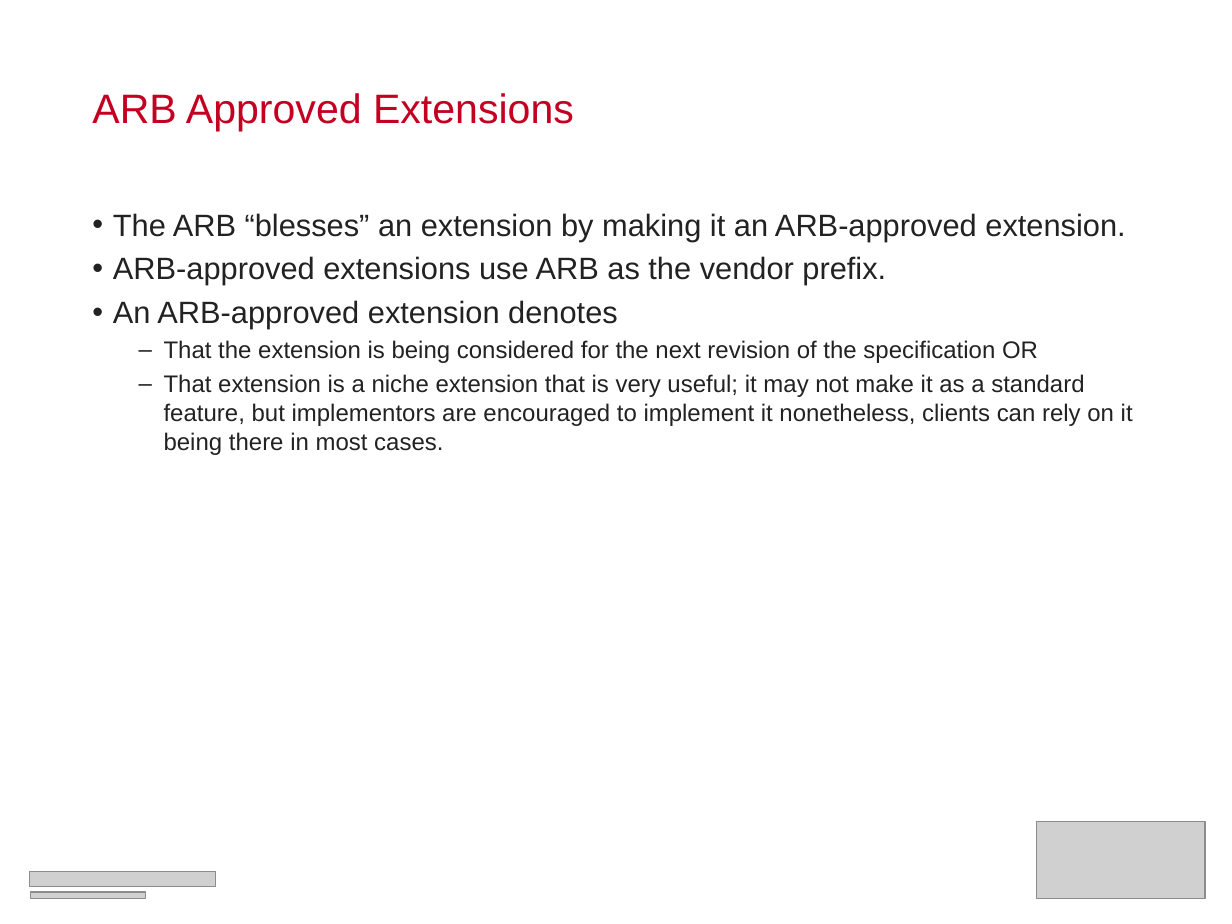
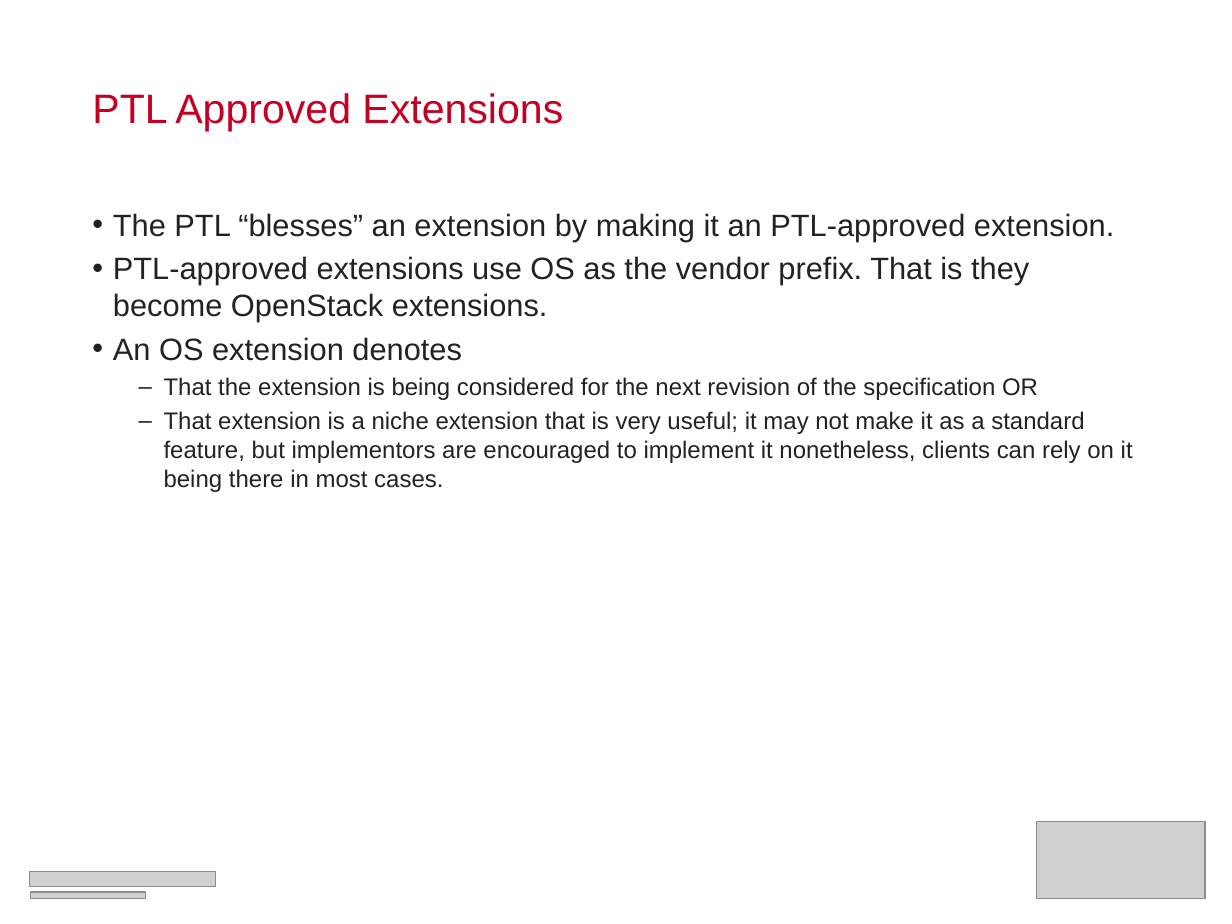
Before and after one commit to RackerWilliams/OpenStack-Extensions, a slide deck: slide 34 of Extensions.ppt (slide 35 before the commit). Drawn at 1232x924 pixels with LibreOffice and Linux fonts; fonts in the diff are those of the drawing; grey boxes stand for pictures. Boxes give left, top, right and bottom in pixels: in the first picture for what was removed or moved away, otherwise in the second. Text is boxed around its words. In the diff, an @@ line names an element or a change of style, - is before the commit and + after.

```diff
--- a/Extensions.ppt
+++ b/Extensions.ppt
@@ title at [92,93,563,131]: text changed @@
-ARB Approved Extensions
+PTL Approved Extensions
@@ text at [113,213,1114,361]: text changed @@
-• The ARB “blesses” an extension by making it an ARB-approved extension.
-• ARB-approved extensions use ARB as the vendor prefix.
-• An ARB-approved extension denotes
+• The PTL “blesses” an extension by making it an PTL-approved extension.
+• PTL-approved extensions use OS as the vendor prefix. That is they become OpenStack extensions.
+• An OS extension denotes
```
Also in this commit, not shown: 16 other slides changed, 3 slides added, 12 slides removed.
